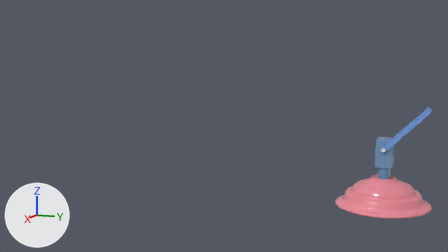
One commit to the Blender file Lamp/lamp_v005.blend: the scene before it, then after it.
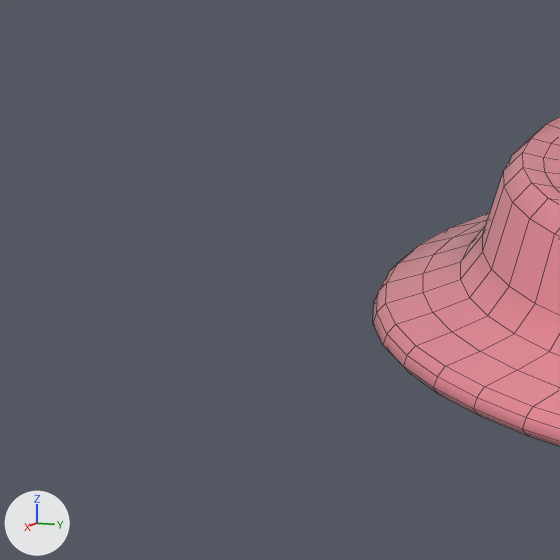
The first picture shows the older version from the file's camera 'Camera'. The close-ups show both versions on the part from 68% to 78% of the width and 71% to 88% of the height of that picture; other places that the commit changed are outside them. The axes (+X, +Y, +Z) are drawn at lower left. The lights are the same throughout. The close-ups show mesh edges as thin lines.

Objects in the first close-up: 'LampBase'.
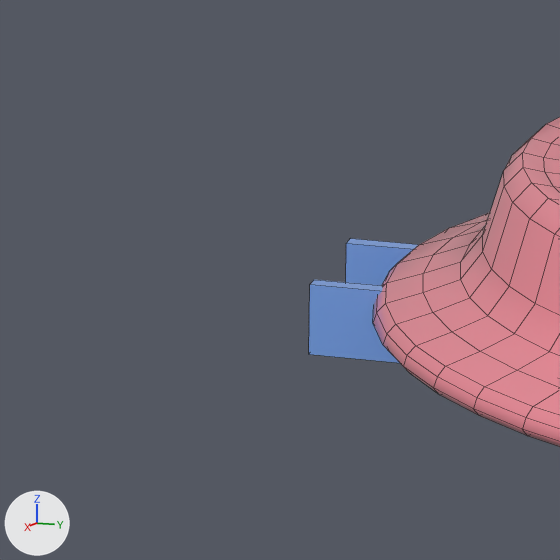
ob_upperhandaxes is not drawn itself; it is used by a modifier of ob_upperarm.

Where the newer file only moved an object's origin or applied its transform, the numbers keep the older frame.

Pixel boxes [x1, y1, x2, y2] of what changed, in the close-ups (560 x 560 px):
'UpperArm', added (blue)
    after: [309, 238, 418, 363]

Edits to the bpy script that builds the scene:
```text
Add me_cube_003:
    me_cube_003.from_pydata([(0.014, 0.241, -0.311), (-0.014, 0.241, -0.311), (0.014, 0.311, -0.241), (-0.014, 0.311, -0.241), (0.014, -0.419, 0.349), (-0.014, -0.419, 0.349), (-0.014, -0.349, 0.419), (0.014, -0.349, 0.419)], [], [(1, 5, 6, 3), (3, 6, 7, 2), (2, 7, 4, 0), (1, 3, 2, 0), (6, 5, 4, 7), (0, 4, 5, 1)])
    me_cube_003.materials.append(mat_top)  # blue #76a1e7
Add ob_upperhandaxes:
    ob_upperhandaxes = bpy.data.objects.new('UpperHandAxes', None)
    ob_upperhandaxes.location = (0.0, -1.54, -1.668)
    ob_upperhandaxes.rotation_euler = (0.774, 0.0, -3.142)  # degrees (44, 0, -180)
Add ob_upperarm:
    ob_upperarm = bpy.data.objects.new('UpperArm', me_cube_003)
    ob_upperarm.location = (-0.116, -0.502, -0.01)
    ob_upperarm.rotation_euler = (0.774, 0.0, 3.142)  # degrees (44, 0, 180)
    _m = ob_upperarm.modifiers.new('Mirror', 'MIRROR')
    _m.mirror_object = ob_upperhandaxes
```
